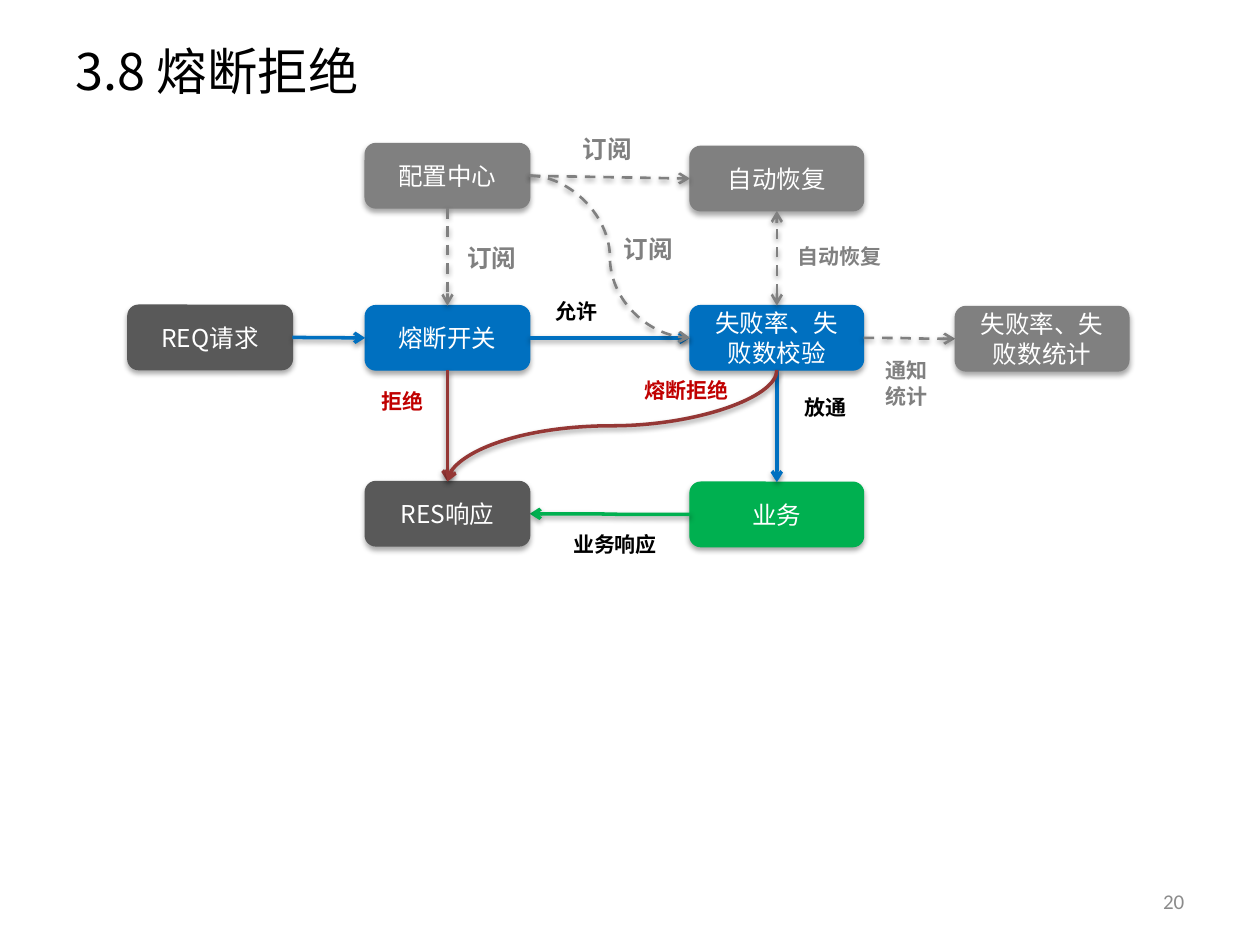
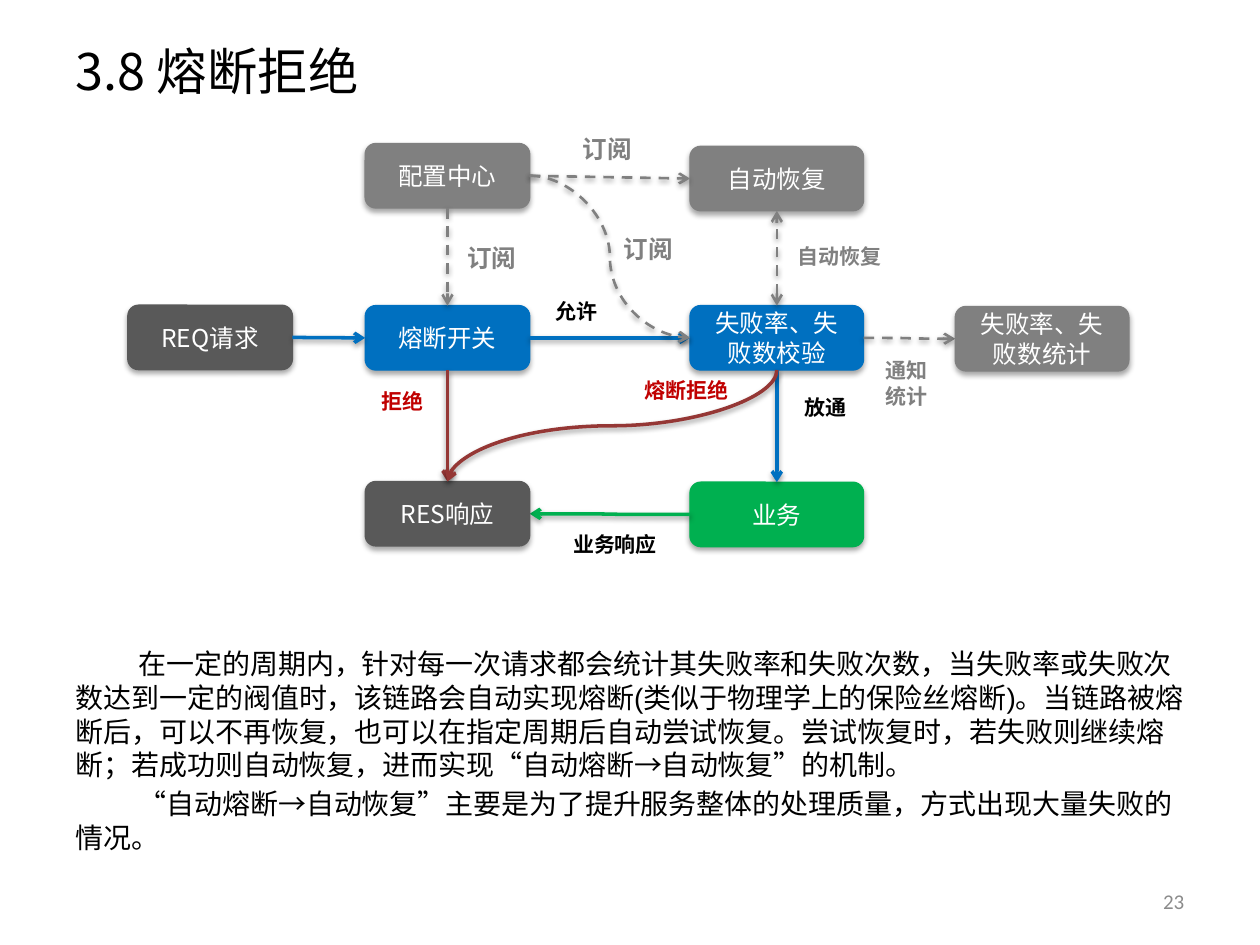
Before and after one commit to yessur3808/neural, a slide deck: slide 23 of docs/Neural_设计方案_V1.3.pptx (slide 20 before the commit). Drawn at 1260x945 pixels with LibreOffice and Linux fonts; fonts in the diff are those of the drawing. Boxes give left, top, right and bottom in pixels: in the first picture for what was removed or moved away, otherwise in the second. Text is boxed around its words. In the diff, an @@ line names an element or a change of style, - is before the commit and + after.

```diff
--- a/docs/Neural_设计方案_V1.3.pptx
+++ b/docs/Neural_设计方案_V1.3.pptx
@@ text added at <box>76,650,1184,851</box>, 16 pt, text #000000 @@
+在一定的周期内，针对每一次请求都会统计其失败率和失败次数，当失败率或失败次数达到一定的阀值时，该链路会自动实现熔断(类似于物理学上的保险丝熔断)。当链路被熔断后，可以不再恢复，也可以在指定周期后自动尝试恢复。尝试恢复时，若失败则继续熔断；若成功则自动恢复，进而实现“自动熔断→自动恢复”的机制。
+“自动熔断→自动恢复”主要是为了提升服务整体的处理质量，方式出现大量失败的情况。
@@ page number at <box>1163,895,1184,909</box>: text changed @@
-20
+23
```
Also in this commit, not shown: 16 other slides changed, 9 slides added, 1 slide removed.
